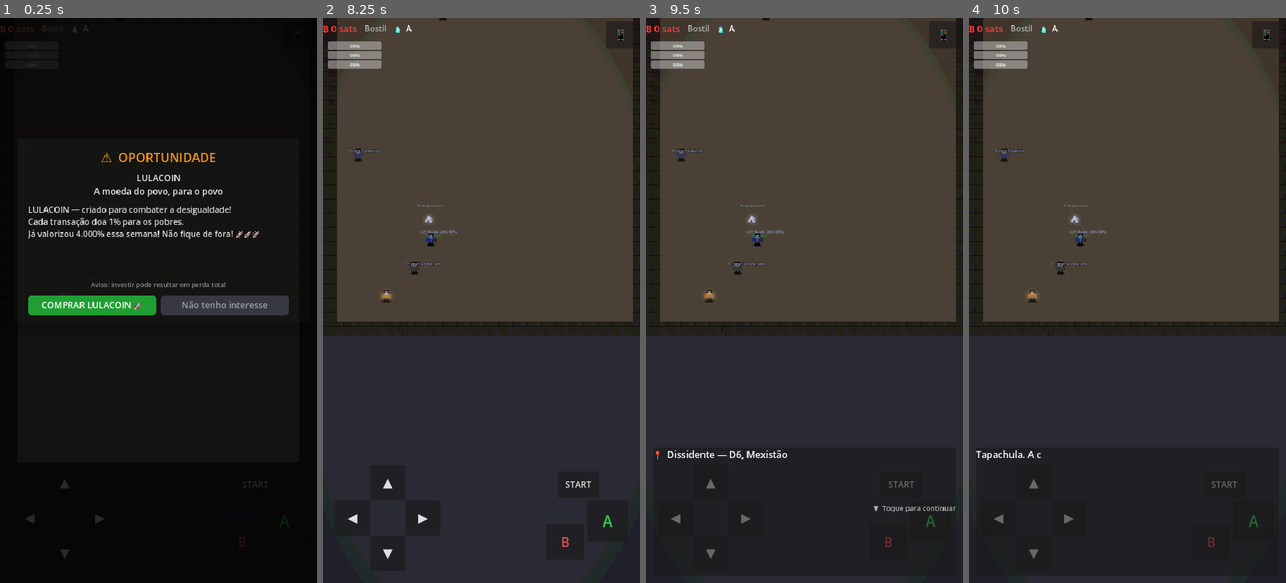
Above: before the commit, frames 1-4 (left to right).
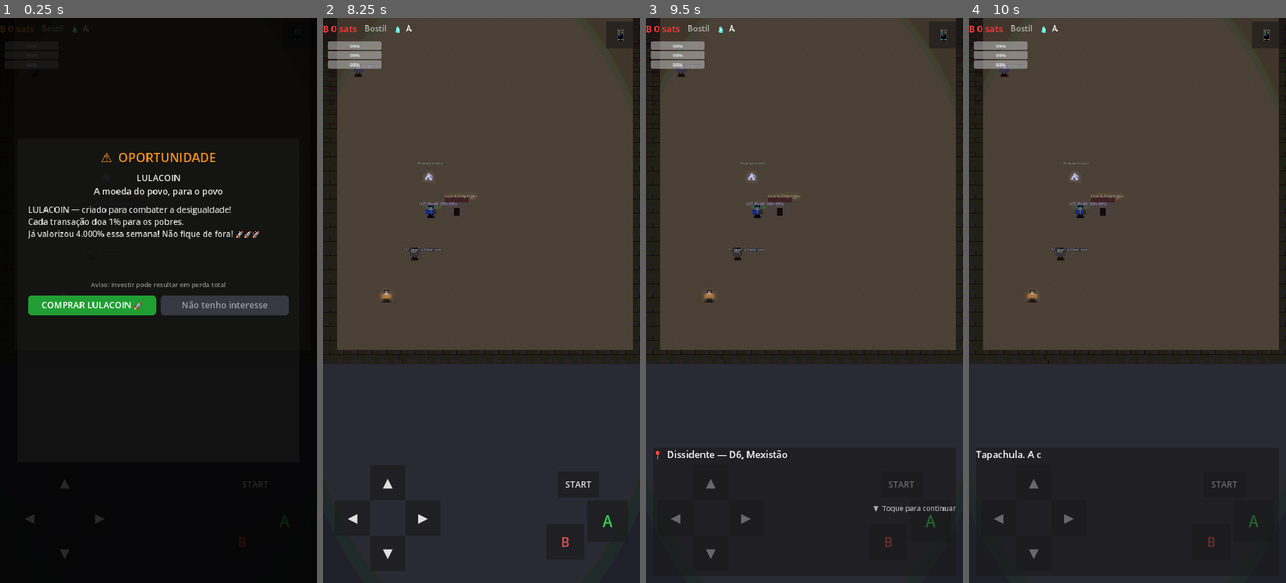
Above: after the commit, the same moments.

Repository: Unknown-brazilian/borderless-freedom-rpg
Game: Godot game, scene res://scenes/world/d6_mexistao.tscn
Two runs of this game, one before a commit and one after it. Both use one fixed random seed, a clock stepped at 60 frames per second and the inputs below. This scene is started directly instead of the project's main scene.
Inputs:
- Up to frame 1 (0.25 s): no input
- Up to frame 2 (8.25 s): click "START" at 0.5 s; click "START" at 1.25 s; click "▲" at 2 s; click "▼" at 2.75 s; click "◀" at 3.5 s; click "▶" at 4.25 s; click "A" at 5 s; click "B" at 5.75 s; click "📱" at 6.5 s; click "COMPRAR LULACOIN 🚀" at 7.25 s; click "Entendi. Vou trabalhar." at 8 s
- Up to frame 3 (9.5 s): click "▲" at 8.75 s
- Up to frame 4 (10 s): click "▼" at 9.5 s

The runs differ from the first frame. In frame 2, 7.0% of the frame differs, in the area x 0-100%, y 0-62%; in frame 3, 7.0%; in frame 4, 7.0%.

Commit message:
feat: mapas overworld alongados (estilo Pokémon) + lojas/acampamentos espalhados
- Sistema de _stretch no world_map_base: a dungeon define um fator e o mapa +
  todas as posições de spawn (via _tile_to_world) esticam na mesma proporção —
  sem reposicionar conteúdo à mão. Player começa no fundo, sobe o corredor longo.
- Aplicado em d2,d3,d4,d5(x2),d6,d7,d8,d9 (1.5–1.6x -> ~70-80 tiles).
- Loja & Empregos + acampamento (save) adicionados em cada uma dessas dungeons.
- D6: limiares dos eventos (Huixtla/celular/Coatzacoalcos) escalados pelo stretch.

Co-Authored-By: Claude Opus 4.8 (1M context) <noreply@anthropic.com>

Diff:
--- a/scripts/world/d2_bolivaria.gd
+++ b/scripts/world/d2_bolivaria.gd
@@ -6,6 +6,7 @@
 func _ready() -> void:
 	_player_start = Vector2i(4, 44)
 	_exit_tile    = Vector2i(4, 2)
+	_stretch = 1.6
 	super._ready()
 
 func _intro_dialogue() -> void:
@@ -16,6 +17,8 @@
 	])
 
 func _setup_npcs() -> void:
+	spawn_building(Vector2i(9, 38), "res://scenes/world/loja_interior.tscn", "Loja & Empregos")
+	spawn_campsite(Vector2i(3, 26))
 	# Água escassa no altiplano: só uma garrafa, bem escondida.
 	spawn_pickup(Vector2i(20, 16), "", "💧", "Água! Rara por aqui.", "water", 50.0)
 	spawn_npc(Vector2i(6, 42), "Migrante Local",
--- a/scripts/world/d3_perulandia.gd
+++ b/scripts/world/d3_perulandia.gd
@@ -6,6 +6,7 @@
 func _ready() -> void:
 	_player_start = Vector2i(4, 44)
 	_exit_tile    = Vector2i(4, 2)
+	_stretch = 1.6
 	super._ready()
 
 func _intro_dialogue() -> void:
@@ -20,6 +21,8 @@
 	AutonomyBar.consume("water",  10.0)
 
 func _setup_npcs() -> void:
+	spawn_building(Vector2i(9, 38), "res://scenes/world/loja_interior.tscn", "Loja & Empregos")
+	spawn_campsite(Vector2i(3, 26))
 	spawn_pickup(Vector2i(4, 28), "", "💧", "Água! +50 hidratação", "water", 50.0)
 	spawn_campsite(Vector2i(7, 32))
 	spawn_npc(Vector2i(6, 42), "Comerciante Quechua",
--- a/scripts/world/d4_panamia.gd
+++ b/scripts/world/d4_panamia.gd
@@ -13,6 +13,7 @@
 func _ready() -> void:
 	_player_start = Vector2i(4, 44)
 	_exit_tile    = Vector2i(4, 2)
+	_stretch = 1.5
 	super._ready()
 
 func _intro_dialogue() -> void:
@@ -121,6 +122,8 @@
 	AutonomyBar.consume("food",   15.0)
 
 func _setup_npcs() -> void:
+	spawn_building(Vector2i(9, 36), "res://scenes/world/loja_interior.tscn", "Loja & Empregos")
+	spawn_campsite(Vector2i(3, 24))
 	spawn_npc(Vector2i(6, 42), "Migrante Experiente",
 		["Bem-vindo à Panamia.",
 		 "Se tiver sats, pague pelo vôo.",
--- a/scripts/world/d5_centrolandia.gd
+++ b/scripts/world/d5_centrolandia.gd
@@ -6,6 +6,7 @@
 func _ready() -> void:
 	_player_start = Vector2i(4, 44)
 	_exit_tile    = Vector2i(4, 2)
+	_stretch = 1.6
 	super._ready()
 
 func _intro_dialogue() -> void:
@@ -17,6 +18,8 @@
 	])
 
 func _setup_npcs() -> void:
+	spawn_building(Vector2i(9, 38), "res://scenes/world/loja_interior.tscn", "Loja & Empregos")
+	spawn_campsite(Vector2i(3, 26))
 	# Óculos de lente amarela — ative no inventário para enxergar à noite.
 	spawn_pickup(Vector2i(18, 10), "item_oculos_noturno", "🕶️", "Óculos de visão noturna! Ative no inventário.")
 	spawn_npc(Vector2i(6, 42), "Migrante Hondurense",
--- a/scripts/world/d5_tecun_uman.gd
+++ b/scripts/world/d5_tecun_uman.gd
@@ -13,6 +13,7 @@
 	_player_start      = Vector2i(2, 44)    # margem guatemalteca (sul)
 	_exit_tile         = Vector2i(8, 2)     # margem mexicana (norte)
 	_boss_trigger_dist = 0                  # sem boss — cruzar é o objetivo
+	_stretch = 1.5
 	super._ready()
 
 func _intro_dialogue() -> void:
@@ -41,6 +42,8 @@
 	await DialogueManager.dialogue_finished
 
 func _setup_npcs() -> void:
+	spawn_building(Vector2i(9, 36), "res://scenes/world/loja_interior.tscn", "Loja & Empregos")
+	spawn_campsite(Vector2i(3, 24))
 	spawn_npc(Vector2i(0, 44), "Atravessador",
 		["Cinquenta sats ou não passa.",
 		 "Essa é a taxa de travessia.",
--- a/scripts/world/d6_mexistao.gd
+++ b/scripts/world/d6_mexistao.gd
@@ -9,6 +9,7 @@
 	_exit_tile    = Vector2i(4, 2)
 	_boss_trigger_dist = 4
 	_thieves_enabled = true   # ladrões aleatórios só no Mexistão
+	_stretch = 1.6            # mapa mais longo
 	super._ready()
 
 var _stolen_phone_sats: int = 0
@@ -16,12 +17,12 @@
 func _on_player_moved(tile_pos: Vector2i) -> void:
 	super._on_player_moved(tile_pos)
 	# Eventos da jornada (na ordem em que o player sobe o mapa).
-	if not WorldManager.get_flag("huixtla_robbery", false) and tile_pos.y <= 28:
+	if not WorldManager.get_flag("huixtla_robbery", false) and tile_pos.y <= int(28 * _stretch):
 		_huixtla_robbery()
-	elif not WorldManager.get_flag("phone_robbery", false) and tile_pos.y <= 20:
+	elif not WorldManager.get_flag("phone_robbery", false) and tile_pos.y <= int(20 * _stretch):
 		_phone_robbery()
 	elif not WorldManager.get_flag("phone_recovered", false) \
-			and WorldManager.get_flag("phone_robbery", false) and tile_pos.y <= 12:
+			and WorldManager.get_flag("phone_robbery", false) and tile_pos.y <= int(12 * _stretch):
 		_coatzacoalcos_recovery()
 
 ## Entre Piedras Negras e Orizaba — roubam o celular (acesso à carteira).
@@ -111,6 +112,7 @@
 	# México: comida (miojo) e peças pra remontar a bike (depois do assalto).
 	spawn_pickup(Vector2i(8, 24), "", "🍜", "Miojo! +45 comida", "food", 45.0)
 	spawn_campsite(Vector2i(7, 38))
+	spawn_building(Vector2i(9, 40), "res://scenes/world/loja_interior.tscn", "Loja & Empregos")
 	spawn_pickup(Vector2i(18, 18), "item_pneu", "🛞", "Pneu! (peça da bike)", "bikepart")
 	spawn_pickup(Vector2i(3, 12), "item_camara_ar", "⭕", "Câmara de ar! (peça da bike)", "bikepart")
 	spawn_npc(Vector2i(6, 42), "Migrante Veterano",
--- a/scripts/world/d7_bostil2.gd
+++ b/scripts/world/d7_bostil2.gd
@@ -7,6 +7,7 @@
 func _ready() -> void:
 	_player_start = Vector2i(4, 44)
 	_exit_tile    = Vector2i(4, 2)
+	_stretch = 1.5
 	super._ready()
 
 func _intro_dialogue() -> void:
@@ -18,6 +19,8 @@
 	])
 
 func _setup_npcs() -> void:
+	spawn_building(Vector2i(9, 36), "res://scenes/world/loja_interior.tscn", "Loja & Empregos")
+	spawn_campsite(Vector2i(3, 24))
 	# Binóculos novos (os antigos foram roubados no Mexistão) — escondido.
 	spawn_pickup(Vector2i(18, 8), "item_binoculo", "🔭", "Binóculos novos! Os guardas voltam a aparecer.")
 	spawn_npc(Vector2i(6, 42), "Ex-Dissidente",
--- a/scripts/world/d8_paraguassu.gd
+++ b/scripts/world/d8_paraguassu.gd
@@ -6,6 +6,7 @@
 func _ready() -> void:
 	_player_start = Vector2i(4, 44)
 	_exit_tile    = Vector2i(4, 2)
+	_stretch = 1.6
 	super._ready()
 
 func _intro_dialogue() -> void:
@@ -20,6 +21,8 @@
 	AutonomyBar.restore("energy", 15.0)
 
 func _setup_npcs() -> void:
+	spawn_building(Vector2i(9, 38), "res://scenes/world/loja_interior.tscn", "Loja & Empregos")
+	spawn_campsite(Vector2i(3, 26))
 	spawn_npc(Vector2i(6, 42), "Minerador Aliado I",
 		["Bem-vindo ao Paraguassu.",
 		 "Aqui mineramos Bitcoin livremente — ou tentamos.",
--- a/scripts/world/d9_belgique.gd
+++ b/scripts/world/d9_belgique.gd
@@ -12,6 +12,7 @@
 	_player_start      = Vector2i(4, 44)
 	_exit_tile         = Vector2i(4, 2)
 	_boss_trigger_dist = 4
+	_stretch = 1.6
 	super._ready()
 
 func _intro_dialogue() -> void:
@@ -28,6 +29,8 @@
 	AutonomyBar.consume("energy", 15.0)
 
 func _setup_npcs() -> void:
+	spawn_building(Vector2i(9, 38), "res://scenes/world/loja_interior.tscn", "Loja & Empregos")
+	spawn_campsite(Vector2i(3, 26))
 	# Mia — reaparece 2x para reabastecer
 	var mia1 := spawn_npc(Vector2i(7, 36), "Mia",
 		["Rápido. Esse canal leva para o lado leste.",
--- a/scripts/world/world_map_base.gd
+++ b/scripts/world/world_map_base.gd
@@ -21,6 +21,9 @@
 ## Dimensões do mapa em tiles. Subclasses podem sobrescrever em _ready antes de super().
 var _map_w: int = 23
 var _map_h: int = 47
+## Fator de alongamento vertical: estica o mapa E as posições de spawn na mesma
+## proporção (dungeon define em _ready antes de super, sem reposicionar conteúdo).
+var _stretch: float = 1.0
 ## Tema de chão: "grass" (default), "floor" (interior), "water" (margem).
 var _ground_key: String = "grass"
 ## Tinta aplicada à TileMap inteira — dá clima/paleta própria a cada dungeon.
@@ -43,6 +46,12 @@
 func _ready() -> void:
 	AutonomyBar.refill_all()
 	AutonomyBar.set_active(true)
+
+	# Alonga o mapa e as posições verticalmente (corredor mais longo, estilo Pokémon).
+	if _stretch != 1.0:
+		_map_h = int(round(_map_h * _stretch))
+		_player_start.y = int(round(_player_start.y * _stretch))
+		_exit_tile.y = maxi(2, int(round(_exit_tile.y * _stretch)))
 
 	# Ao voltar de um interior, reaparece na porta (não no início do mapa).
 	if not _is_interior and WorldManager.pending_return_tile != Vector2i(-1, -1):
@@ -382,4 +391,6 @@
 	add_child(o)
 
 func _tile_to_world(tile: Vector2i) -> Vector2:
-	return Vector2(tile.x * TILE_SIZE + TILE_SIZE / 2, tile.y * TILE_SIZE + TILE_SIZE / 2)
+	# Aplica o alongamento vertical aos spawns (mesma proporção do mapa).
+	var sy := int(round(tile.y * _stretch))
+	return Vector2(tile.x * TILE_SIZE + TILE_SIZE / 2, sy * TILE_SIZE + TILE_SIZE / 2)
